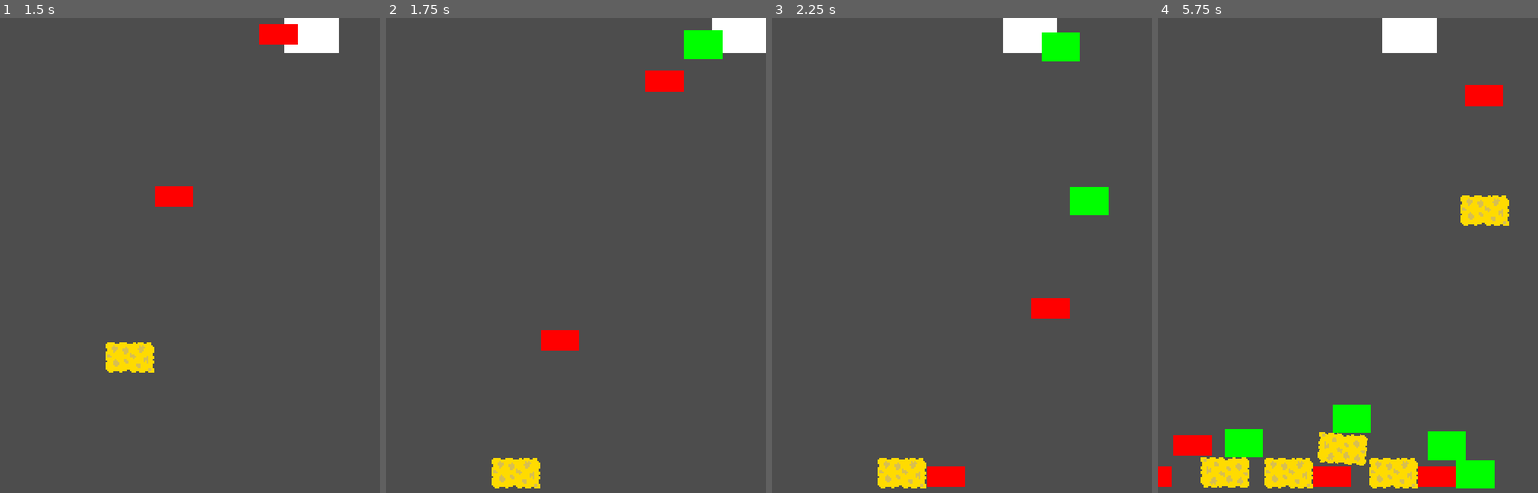
Above: before the commit, frames 1-4 (left to right).
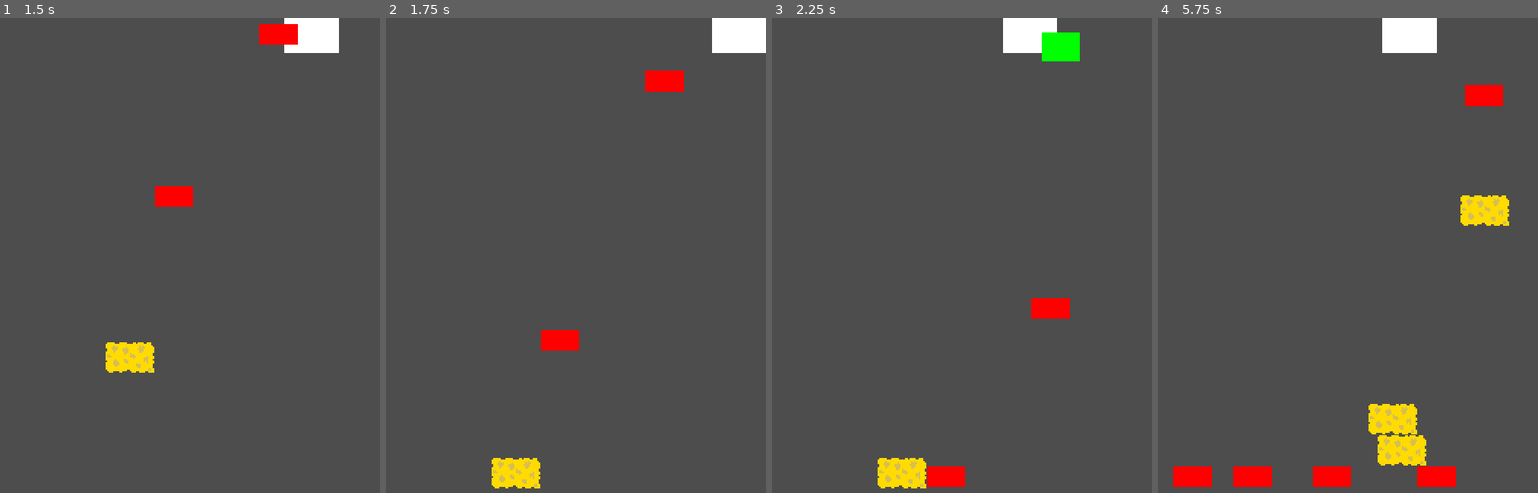
Above: after the commit, the same moments.

Repository: SH312-code/sdc-game_jam-2
Game: Godot game, scene res://Scenes/main.tscn
Same seed, same stepped clock (60 frames per second), same inputs: the game is played once before the commit and once after it.
Inputs:
- Up to frame 1 (1.5 s): hold A (A_key) 0.53-1.28 s; tap F (F_key) at 0.8, 1.35 s
- Up to frame 2 (1.75 s): tap S (S_key) at 1.55 s
- Up to frame 3 (2.25 s): hold S (S_key) from 2.03 s (still down)
- Up to frame 4 (5.75 s): tap A (A_key) at 2.3, 2.85, 4.55 s; release S (S_key) at 2.78 s; tap F (F_key) at 3.05, 5.3 s; hold F (F_key) 3.53-4.28 s; tap S (S_key) at 3.8, 4.35 s; hold A (A_key) from 5.03 s (still down)

Frame 1 is identical in both runs. In frame 2, 0.6% of the frame differs, in the area x 78-89%, y 2-9%; in frame 3, 0.6%; in frame 4, 7.8%, in the area x 0-89%, y 81-100%.

Commit message:
Add files via upload

Diff:
--- a/Scenes/earth_brick.tscn
+++ b/Scenes/earth_brick.tscn
@@ -6,6 +6,9 @@
 
 [sub_resource type="RectangleShape2D" id="RectangleShape2D_6rgwt"]
 size = Vector2(51, 38)
+
+[sub_resource type="RectangleShape2D" id="RectangleShape2D_p10fr"]
+size = Vector2(56, 43)
 
 [node name="earth_brick" type="Node2D"]
 script = ExtResource("1_tly6q")
@@ -21,3 +24,9 @@
 [node name="CollisionShape2D2" type="CollisionShape2D" parent="RigidBody2D"]
 position = Vector2(25, 19)
 shape = SubResource("RectangleShape2D_6rgwt")
+
+[node name="Area2D_earth" type="Area2D" parent="RigidBody2D"]
+
+[node name="CollisionShape2D" type="CollisionShape2D" parent="RigidBody2D/Area2D_earth"]
+position = Vector2(26, 19.5)
+shape = SubResource("RectangleShape2D_p10fr")
--- a/Scenes/fire_brick.tscn
+++ b/Scenes/fire_brick.tscn
@@ -6,6 +6,9 @@
 
 [sub_resource type="RectangleShape2D" id="RectangleShape2D_t2b3s"]
 size = Vector2(48.5, 30.5)
+
+[sub_resource type="RectangleShape2D" id="RectangleShape2D_5dyjf"]
+size = Vector2(57, 35)
 
 [node name="fire_brick" type="Node2D"]
 script = ExtResource("1_jf1ws")
@@ -21,3 +24,9 @@
 [node name="CollisionShape2D" type="CollisionShape2D" parent="RigidBody2D"]
 position = Vector2(24.75, 13.75)
 shape = SubResource("RectangleShape2D_t2b3s")
+
+[node name="Area2D_fire" type="Area2D" parent="RigidBody2D"]
+
+[node name="CollisionShape2D" type="CollisionShape2D" parent="RigidBody2D/Area2D_fire"]
+position = Vector2(25.5, 13.5)
+shape = SubResource("RectangleShape2D_5dyjf")
--- a/Scenes/sponge_brick.tscn
+++ b/Scenes/sponge_brick.tscn
@@ -6,10 +6,14 @@
 [sub_resource type="RectangleShape2D" id="RectangleShape2D_gi3dg"]
 size = Vector2(67, 41)
 
+[sub_resource type="RectangleShape2D" id="RectangleShape2D_0rf8j"]
+size = Vector2(73, 49)
+
 [node name="Sponge brick" type="Node2D"]
 script = ExtResource("1_pownf")
 
 [node name="RigidBody2D" type="RigidBody2D" parent="."]
+lock_rotation = true
 
 [node name="Sprite2D" type="Sprite2D" parent="RigidBody2D"]
 texture_filter = 1
@@ -20,3 +24,9 @@
 [node name="CollisionShape2D" type="CollisionShape2D" parent="RigidBody2D"]
 position = Vector2(33.5, 20.5)
 shape = SubResource("RectangleShape2D_gi3dg")
+
+[node name="Area2D" type="Area2D" parent="RigidBody2D"]
+
+[node name="CollisionShape2D" type="CollisionShape2D" parent="RigidBody2D/Area2D"]
+position = Vector2(33.5, 20.5)
+shape = SubResource("RectangleShape2D_0rf8j")
--- a/Scripts/Hand.gd
+++ b/Scripts/Hand.gd
@@ -2,6 +2,7 @@
 
 var speed = 250
 var direction = 1
+#This gets the sprites that are not in the scene
 @onready var block = preload("res://Scenes/earth_brick.tscn")
 @onready var fire_block = preload("res://Scenes/fire_brick.tscn")
 @onready var sponge_block = preload("res://Scenes/sponge_brick.tscn")
@@ -9,20 +10,19 @@
 	pass # Replace with function body.
 
 # Called every frame. 'delta' is the elapsed time since the previous frame.
-func _process(delta):
+func _process(delta): #This makes the back and forth motion. The speed is multiplied by delta for consitency across diffrent computers.
 	position.x += speed * direction * delta
-	if position.x < 0 or position.x > 500 -70:
+	if position.x < 0 or position.x > 500 -70: #The direction is multipled by -1 if it is outside the borader so it turns around when it hits the sides
 		direction = direction * (-1)
-func _input(event):
+func spawn(item:Object): # This first instantiates an object (creates a version of it in memory). After it sets the objects x position to the x position of this sprite then finally adds the block to the main scene
+	var hold = item.instantiate()
+	hold.position.x = position.x
+	get_tree().current_scene.add_child(hold)
+
+func _input(event): #This is used for player input and is as of 3/29/2025 being used to spwan eneimes
 	if event.is_action_pressed("S_key"):
-		var earth = block.instantiate()
-		earth.position.x = position.x
-		get_tree().current_scene.add_child(earth)
+		spawn(block)
 	elif event.is_action_pressed("F_key"):
-		var fire = fire_block.instantiate()
-		fire.position.x = position.x
-		get_tree().current_scene.add_child(fire)
+		spawn(fire_block)
 	elif event.is_action_pressed("A_key"):
-		var sponge = sponge_block.instantiate()
-		sponge.position.x = position.x
-		get_tree().current_scene.add_child(sponge)
+		spawn(sponge_block)
--- a/Scripts/earth_brick.gd
+++ b/Scripts/earth_brick.gd
@@ -1,10 +1,15 @@
 extends Node2D
-# Called when the node enters he scene tree for the first time.
+var regex = RegEx.new()	 #https://docs.godotengine.org/en/stable/classes/class_regex.html
 func _ready():
-	modulate = Color(0,255,0) # Replace with function body.
-# Called every frame. 'delta' is the elapsed time since the previous frame.
-func _process(_delta):
-	pass
+	modulate = Color(0,255,0)
+	#https://docs.godotengine.org/en/stable/classes/class_regex.html
+	regex.compile("^Area2D_fire")#This is a regular exprsion used for string lookups. The ^ means to start maching characters at the begining of a string. It then checks if the first part of the string matches the criteria. In this case that criteria is the first part of the string is "Area2D_fire". The last part of the string can be anything. This is faster then looping throgh a list of every character in the string
+
+func _process(_delta): # The way collions work is by looping throgh a list of every item in contact with the sprite, this is the reson for the area 2d as a child of the rigid body, for each item in the list I am using a regular exprssion to perform string serches to make sure it is a fire block, if it is I wait half a second and then kill the block
+	for i in $RigidBody2D/Area2D_earth.get_overlapping_areas():
+		if regex.search(str(i)):
+			#await get_tree().create_timer(.5).timeout# The reason for this is if we want to add a breaking animnation
+			queue_free()
 func set_x_y(x: float , y: float): #Called in diffrent node for spwaning at hand sprite
 	position.x = x
 	position.y = y
--- a/Scripts/fire_brick.gd
+++ b/Scripts/fire_brick.gd
@@ -1,9 +1,7 @@
 extends Node2D
 
-# Called when the node enters the scene tree for the first time.
 func _ready() -> void:
-	modulate = Color(255,0,0) # Replace with function body.
-# Called every frame. 'delta' is the elapsed time since the previous frame.
+	modulate = Color(255,0,0)
 func _process(_delta: float) -> void:
 	pass
 func set_x_y(x: float , y: float): #Called in diffrent node for spwaning at hand sprite
--- a/Scripts/sponge_brick.gd
+++ b/Scripts/sponge_brick.gd
@@ -1,14 +1,20 @@
 extends Node2D
 
-
+var regex = RegEx.new()
+var durribilty = 2
+var old_areas = [] #Never has more then 2 values
 # Called when the node enters the scene tree for the first time.
 func _ready() -> void:
-	pass # Replace with function body.
+	regex.compile("^Area2D_fire") #This is a regular exprsion used for string lookups. The ^ means to start maching characters at the begining of a string. It then checks if the first part of the string matches the criteria. In this case that criteria is the first part of the string is "Area2D_fire". The last part of the string can be anything. This is faster then looping throgh a list of every character in the string
 
-
-# Called every frame. 'delta' is the elapsed time since the previous frame.
 func _process(_delta: float) -> void:
-	pass
+	for i in $RigidBody2D/Area2D.get_overlapping_areas(): # More or less the same as the method for the earth block. It adds the value of i to the old_areas to prevent it from reacting to the same block twice
+		if regex.search(str(i)) and i not in old_areas:
+			durribilty -= 1
+			old_areas.append(i)
+	if durribilty <= 0:
+		#await get_tree().create_timer(.5).timeout # The reason for this is if we want to add a breaking animnation
+		queue_free()
 func set_x_y(x: float , y: float): #Called in diffrent node for spwaning at hand sprite
 	position.x = x
 	position.y = y
Not shown: 1 places in Scenes/earth_brick.tscn that only renumber resources
Not shown: 1 places in Scenes/fire_brick.tscn that only renumber resources
Not shown: 1 places in Scenes/sponge_brick.tscn that only renumber resources
